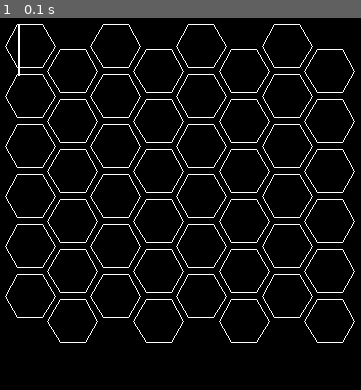
Above: before the commit, frame 1.
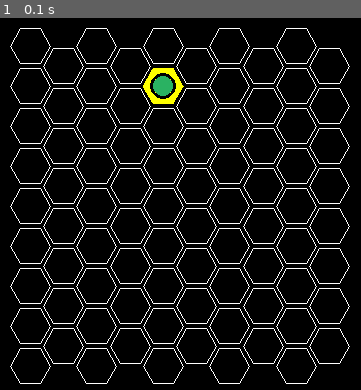
Above: after the commit, the same moment.

Repository: MixYellow/pygameprogect
Game: pygame game, started from something new.py
Same seed, same stepped clock (60 frames per second), same inputs: the game is played once before the commit and once after it.
Inputs:
- Up to frame 1 (0.1 s): no input

The runs differ from the first frame. In frame 1, 12% of the frame differs, in the area x 1-99%, y 1-99%.

Commit message:
- Working board - Working Hero - Working Colors

Diff:
--- a/YandexQuest.py
+++ b/YandexQuest.py
@@ -1,4 +1,5 @@
 import pygame
+
 
 start = input().split()
 try:
--- a/something new.py
+++ b/something new.py
@@ -1,23 +1,199 @@
+import math
+
 import pygame
 from math import sin, cos, pi, sqrt
+from random import randint, choices
+
 
 # class Tile(pygame.sprite.Sprite):
+
+class MainHero:
+    def __init__(self, board_y, board_x, status_of_hero='allright'):
+        self.inventory = []
+        self.effects = []
+        self.status_bar = []
+        self.board_y = board_y
+        self.board_x = board_x
+        self.status_of_hero = status_of_hero
+
+    def get_status_of_hero(self):
+        return self.status_of_hero
+
+    def set_status_of_hero(self, what_happend):
+        self.status_of_hero = what_happend
+
+    def where_am_i(self):
+        self.coords = (self.board_y, self.board_x)
+        return self.coords
+
+    def show_inventory(self):
+        return self.inventory
+
+    def this_in_inventory(self, item):
+        if item in self.inventory:
+            return True
+        else:
+            return False
+
+    def go_to(self, board_y, board_x):
+        lst_neighborsEVEN = [(self.board_y - 1, self.board_x - 1), (self.board_y - 2, self.board_x),
+                             (self.board_y - 1, self.board_x), (self.board_y + 1, self.board_x),
+                             (self.board_y + 2, self.board_x), (self.board_y + 1, self.board_x - 1)]
+        lst_neighborsODD = [(self.board_y - 1, self.board_x), (self.board_y - 2, self.board_x),
+                            (self.board_y - 1, self.board_x + 1), (self.board_y + 1, self.board_x + 1),
+                            (self.board_y + 2, self.board_x), (self.board_y + 1, self.board_x)]
+
+        if self.board_y % 2 == 0:
+            if (board_y, board_x) in lst_neighborsEVEN:
+                if self.status_bar != []:
+                    main_hero.set_status_of_hero(self.status_bar[0])
+                    del self.status_bar[0]
+                else:
+                    main_hero.set_status_of_hero('allright')
+                hex_of_board = board.get_board()[board_y][board_x]
+                if hex_of_board.get_status() != 'base':
+                    hex_of_board.set_status('open')
+                self.board_y = board_y
+                self.board_x = board_x
+        else:
+            if (board_y, board_x) in lst_neighborsODD:
+                if self.status_bar != []:
+                    main_hero.set_status_of_hero(self.status_bar[0])
+                    del self.status_bar[0]
+                else:
+                    main_hero.set_status_of_hero('allright')
+                hex_of_board = board.get_board()[board_y][board_x]
+                if hex_of_board.get_status() != 'base':
+                    hex_of_board.set_status('open')
+                self.board_y = board_y
+                self.board_x = board_x
+
+    def draw_Hero(self, screen, pos, cell_size):
+        statuses_of_heroes = {
+            'allright': (42, 178, 98), 'injured': (155, 45, 48), 'sloweddown': (4, 103, 80),  # green, bordo, swamp
+            'speedup': (153, 255, 153), 'neardeath': (47, 9, 9)  # light-green, darked-bordo
+        }
+
+        pygame.draw.circle(screen, pygame.Color('Black'), pos, cell_size / 1.5, 3)
+
+        # pygame.draw.circle(screen, pygame.Color('black'), pos, cell_size / 1.5)
+        pygame.draw.circle(screen, statuses_of_heroes[self.status_of_hero], pos, cell_size / 2)
+
+
+class Hex:
+    def __init__(self, position_x, position_y, territory_status='none', status='close'):
+        self.territory_status = territory_status
+        self.status = status
+        self.position_x = position_x
+        self.position_y = position_y
+
+    def __int__(self):
+        return self.position_x, self.position_y
+
+    def get_territory_status(self):
+        return self.territory_status
+
+    def set_territory_status(self, status):
+        self.territory_status = status
+
+    def get_status(self):
+        return self.status
+
+    def set_status(self, status):
+        self.status = status
+
+    def drawHex(self, screen, pos, cell_size):
+        colors_of_types = {
+            'lavender': (166, 166, 237), 'field': (245, 222, 179), 'desert': (233, 152, 93),  # lavender, bezevii, pesok
+            'trap': (255, 102, 0), 'natives': (128, 64, 48), 'swamp': (172, 183, 142),  # orange, braun, swamp
+            'volcano': (46, 48, 54), 'emptiness': (190, 190, 190), 'good_natives': (205, 133, 63),
+            # vulcansii, grey, light_braun
+            'magma': (200, 116, 84), 'animals': (178, 34, 34)  # rizii, red
+        }
+
+        x, y = pos
+        points = [(x + cell_size, y), (x + cell_size / 2, y + cell_size * sqrt(3) / 2),
+                  (x - cell_size / 2, y + cell_size * sqrt(3) / 2), (x - cell_size, y),
+                  (x - cell_size / 2, y - cell_size * sqrt(3) / 2), (x + cell_size / 2, y - cell_size * sqrt(3) / 2)]
+        if self.status == 'close':
+            pygame.draw.polygon(screen, pygame.Color('white'), points, 1)
+        elif self.status == 'open':
+            pygame.draw.polygon(screen, colors_of_types[self.territory_status[0]], points)
+        elif self.status == 'base':
+            pygame.draw.polygon(screen, pygame.Color('Yellow'), points)
+
+    def isBelongingPointToHexagon(self, x1, y1, x2, y2):
+        z = Board.__int__(board)
+        x, y = abs(x1 - x2), abs(y1 - y2)
+
+        py1 = z * 0.86602540378
+        px2 = z * 0.2588190451
+        py2 = z * 0.96592582628
+
+        p_angle_01 = -x * (py1 - y) - x * y
+        p_angle_20 = -y * (px2 - x) + x * (py2 - y)
+        p_angle_03 = y * z
+        p_angle_12 = -x * (py2 - y) - (px2 - x) * (py1 - y)
+        p_angle_32 = (z - x) * (py2 - y) + y * (px2 - x)
+
+        is_inside_1 = (p_angle_01 * p_angle_12 >= 0) and (p_angle_12 * p_angle_20 >= 0)
+        is_inside_2 = (p_angle_03 * p_angle_32 >= 0) and (p_angle_32 * p_angle_20 >= 0)
+
+        return is_inside_1 or is_inside_2
+
+    def inHex(self, pos):
+        x2, y2 = self.__int__()
+        if Hex.isBelongingPointToHexagon(self, pos[0], pos[1], x2, y2) is True:
+            return True
+        else:
+            return False
+
 
 class Board:
     # создание поля
     def __init__(self, width, height):
         self.width = width
         self.height = height
-        self.board = [[0] * width for _ in range(height)]
+        self.board = []
         # значения по умолчанию
         self.left = 30
         self.top = 30
-        self.cell_size = 50
-        self.height_polygon = self.cell_size * 2
-        self.vert = self.cell_size * (1 / 2)
+        self.cell_size = 20
+
+        self.height_polygon = self.cell_size * 5
+        self.vert = self.cell_size * 1
         self.width_polygon = 2 * self.height_polygon
-        self.horiz = self.width_polygon * (3 / 7)
-
+        self.horiz = self.width_polygon * (1 / 3)
+
+    def __int__(self):
+        return self.cell_size
+
+    def prerender(self):
+        self.help1 = []
+        for _ in range(self.height):
+            for __ in range(self.width):
+                self.help1.append(Hex((_ % 2) * self.width_polygon * (3 / 18) + __ * self.horiz + self.left,
+                                      _ * self.vert + self.top))
+            self.board.append(self.help1)
+            self.help1 = []
+        for ___ in range(self.height):
+            for ____ in range(self.width):
+                who_it_is = [0, 1, 2]
+                who_it_is = choices(who_it_is, weights=[0.3, 0.2, 0.5])[0]
+                if who_it_is == 0:
+                    who_it_is = choices(lst_of_types_of_hex[0], weights=[0.3, 0.3, 0.4])
+                elif who_it_is == 1:
+                    who_it_is = choices(lst_of_types_of_hex[1], weights=[0.2, 0.4, 0.3, 0.1])
+                else:
+                    who_it_is = choices(lst_of_types_of_hex[2], weights=[0.7, 0.0, 0.2, 0.1])
+                self.board[___][____].set_territory_status(who_it_is)
+        y, x = randint(0, self.height - 1), randint(0, self.width - 1)
+        self.board[y][x].set_status('base')
+        self.coords_in_lst2 = [y, x]
+        return self.coords_in_lst2
+
+    def get_board(self):
+        return self.board
 
     # настройка внешнего вида
     def set_view(self, left, top, cell_size):
@@ -25,57 +201,49 @@
         self.top = top
         self.cell_size = cell_size
 
-
     def render(self, screen):
         for y in range(self.height):
             for x in range(self.width):
-                pygame.draw.polygon(screen, pygame.Color(255, 255, 255),
-                                    ([((y % 2) * self.width_polygon * (3 / 14) + x
-                                       * self.horiz + self.left + self.cell_size // 2
-                                       * cos(2 * pi * i / 6), y * self.vert + self.top
-                                       + self.cell_size // 2 * sin(2 * pi * i / 6)) for i in range(6)]), 1)
-        pygame.draw.line(screen, pygame.Color('white'), (18, 9), (18, 9 + self.cell_size), 2)
-
-    def get_click(self, mouse_pos):
-        cell_coords = self.get_cell(mouse_pos)
-        if cell_coords is None:
-            return
-        self.on_click(cell_coords)
-
-    def get_cell(self, mouse_pos):
-        board_width = self.width * self.width_polygon
-        board_height = self.height * self.height_polygon
-        if self.left < mouse_pos[0] < self.left + board_width:
-            if self.top < mouse_pos[1] < self.top + board_height:
-                cell_coords = (mouse_pos[1] - self.left) // self.cell_size, (mouse_pos[0] - self.top) // self.cell_size
-                return cell_coords
-        return None
-
-    def on_click(self, cell_coords):
-        riad = cell_coords[0] // 50 - self.left // 50
-        colonn = cell_coords[1] // 50 - self.top // 50
-        if (riad >= 0 and colonn >= 0) and (riad < self.width and colonn < self.height):
-            riad = cell_coords[0] // 50 - self.left // 50
-            colonn = cell_coords[1] // 50 - self.top // 50
-            print(riad, colonn)
-        else:
-            print(None)
-
+                Hex.drawHex(self.board[y][x], screen,
+                            (self.board[y][x].__int__()), self.cell_size)
+
+        hero_y, hero_x = main_hero.where_am_i()
+        MainHero.draw_Hero(main_hero, screen, self.board[hero_y][hero_x].__int__(), self.cell_size)
+
+    def on_click(self, pos):
+        for yy in range(len(self.board)):
+            for xx in range(len(self.board[yy])):
+                if self.board[yy][xx].inHex(pos) is True:
+                    self.coords_in_lst = [yy, xx]
+                    return self.coords_in_lst
+        return False
 
 
 if __name__ == '__main__':
+    # pygame.init()
+    # infoObject = pygame.display.Info()
+    # W, H = infoObject.current_w, infoObject.current_h
+    # pygame.display.set_mode((W, H))
+    lst_of_types_of_hex = [['lavender', 'field', 'desert'],  # good
+                           ['trap', 'natives', 'swamp', 'volcano'],  # bad
+                           ['emptiness', 'good_natives', 'magma', 'animals']]  # neutral
     pygame.init()
     pygame.display.set_caption('SpaceColonizer')
     screen = pygame.display.set_mode((400, 400))
-
-    board = Board(4, 12)
+    board = Board(5, 17)
+    dopcoords = board.prerender()
+    score = 0
+    main_hero = MainHero(dopcoords[0], dopcoords[1])
     running = True
     while running:
         for event in pygame.event.get():
             if event.type == pygame.QUIT:
                 running = False
             if event.type == pygame.MOUSEBUTTONDOWN:
-                board.on_click(event.pos)
+                what = board.on_click(event.pos)
+                if what is not False:
+                    # board.get_board()[what[0]][what[1]].set_status('open')
+                    main_hero.go_to(what[0], what[1])
         screen.fill((0, 0, 0))
         board.render(screen)
         pygame.display.flip()
